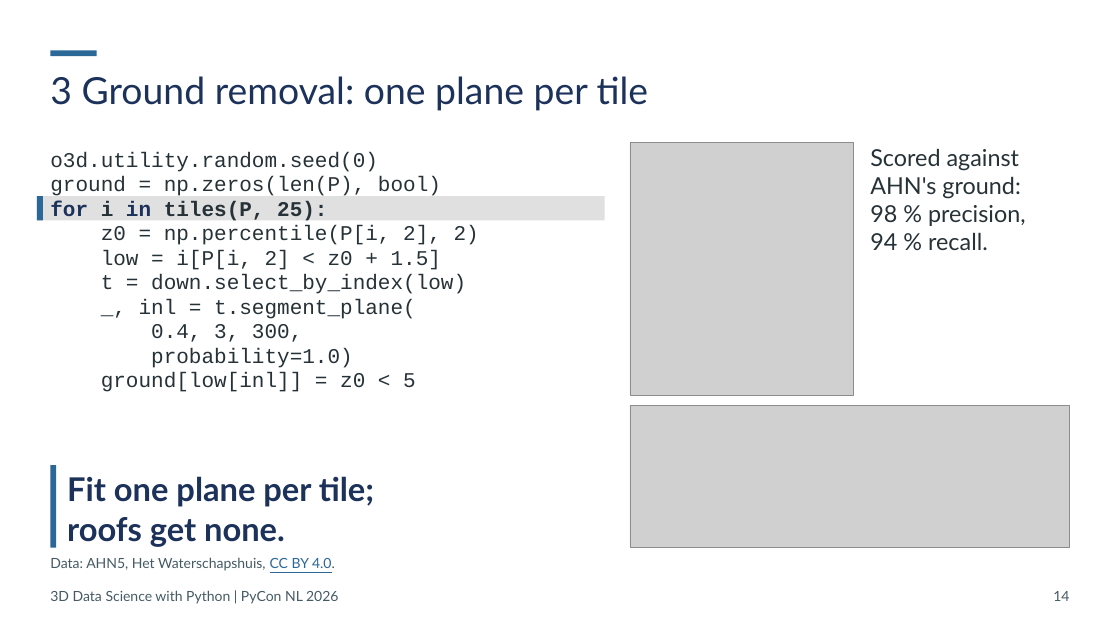
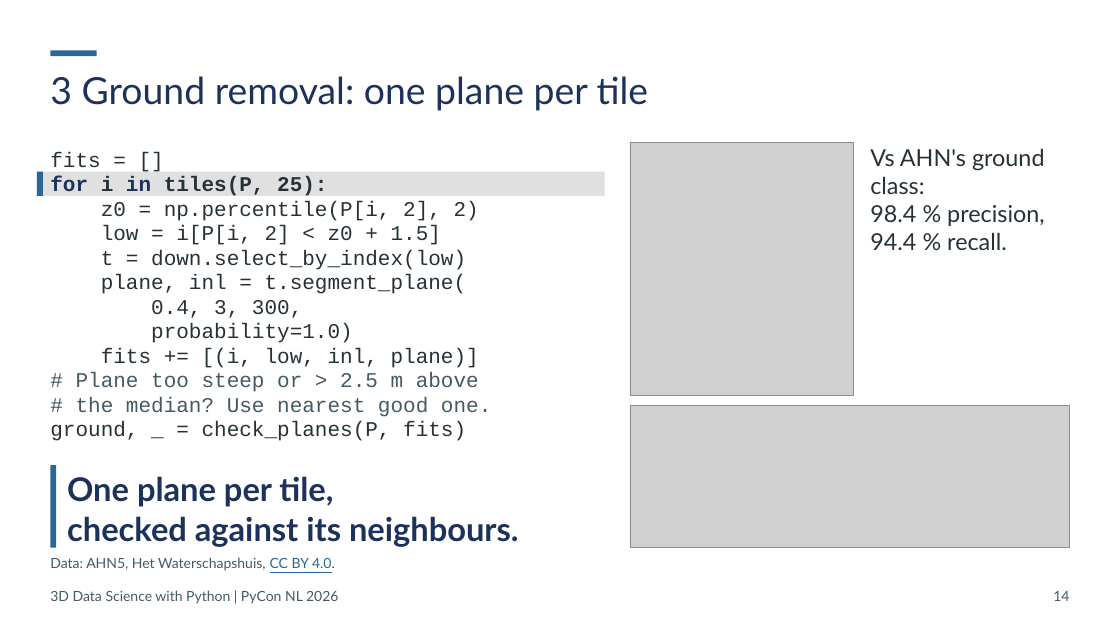
Before and after one commit to Sloppy1999/pycon-nl-2026-3d-data-science, a slide deck: slide 14 of deck/out/20261015_PyCon-NL_3D-Data-Science.pptx. Drawn at 1120x630 pixels with LibreOffice and Linux fonts; fonts in the diff are those of the drawing; grey boxes stand for pictures. Boxes give left, top, right and bottom in pixels: in the first picture for what was removed or moved away, otherwise in the second. Text is boxed around its words. In the diff, an @@ line names an element or a change of style, - is before the commit and + after.

```diff
--- a/deck/out/20261015_PyCon-NL_3D-Data-Science.pptx
+++ b/deck/out/20261015_PyCon-NL_3D-Data-Science.pptx
@@ text at [870, 148, 1045, 250]: text changed @@
-Scored against AHN's ground:
-98 % precision, 94 % recall.
+Vs AHN's ground class:
+98.4 % precision, 94.4 % recall.
@@ rectangle: place and size @@
-rectangle at [37, 196, 605, 220]
+rectangle at [37, 171, 605, 196]
@@ rectangle: place and size @@
-rectangle at [37, 196, 43, 220]
+rectangle at [37, 171, 43, 196]
@@ text at [50, 152, 100, 167]: text changed @@
-o3d.utility.random.seed(0)
-ground = np.zeros(len(P), bool)
+fits = []
@@ text at [101, 274, 467, 294]: text changed @@
-_, inl = t.segment_plane(
+plane, inl = t.segment_plane(
@@ text at [50, 348, 491, 441]: text changed; text colour #263238 to #455A64 @@
-ground[low[inl]] = z0 < 5
+fits += [(i, low, inl, plane)]
+# Plane too steep or > 2.5 m above
+# the median? Use nearest good one.
+ground, _ = check_planes(P, fits)
@@ text at [67, 476, 519, 547]: text changed @@
-Fit one plane per tile;
-roofs get none.
+One plane per tile,
+checked against its neighbours.
```
Also in this commit, not shown: 13 other slides changed, 46 other files.
